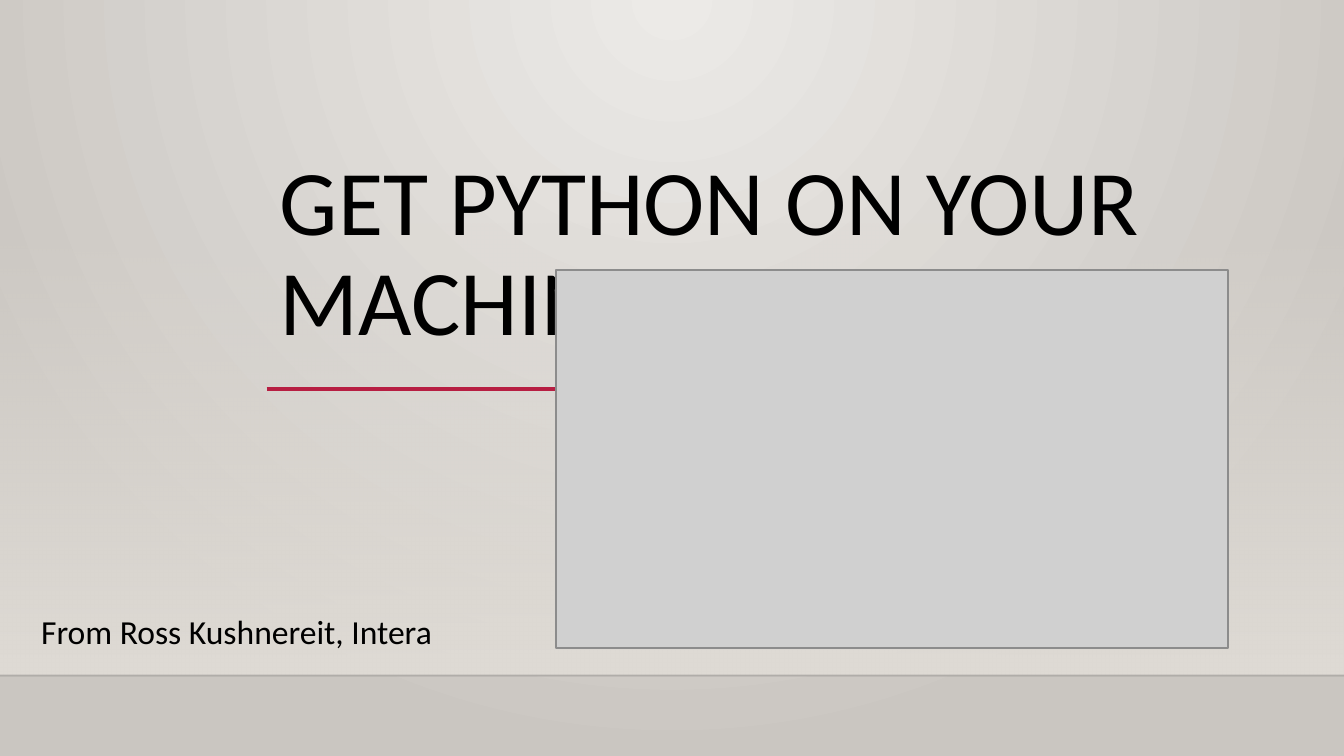
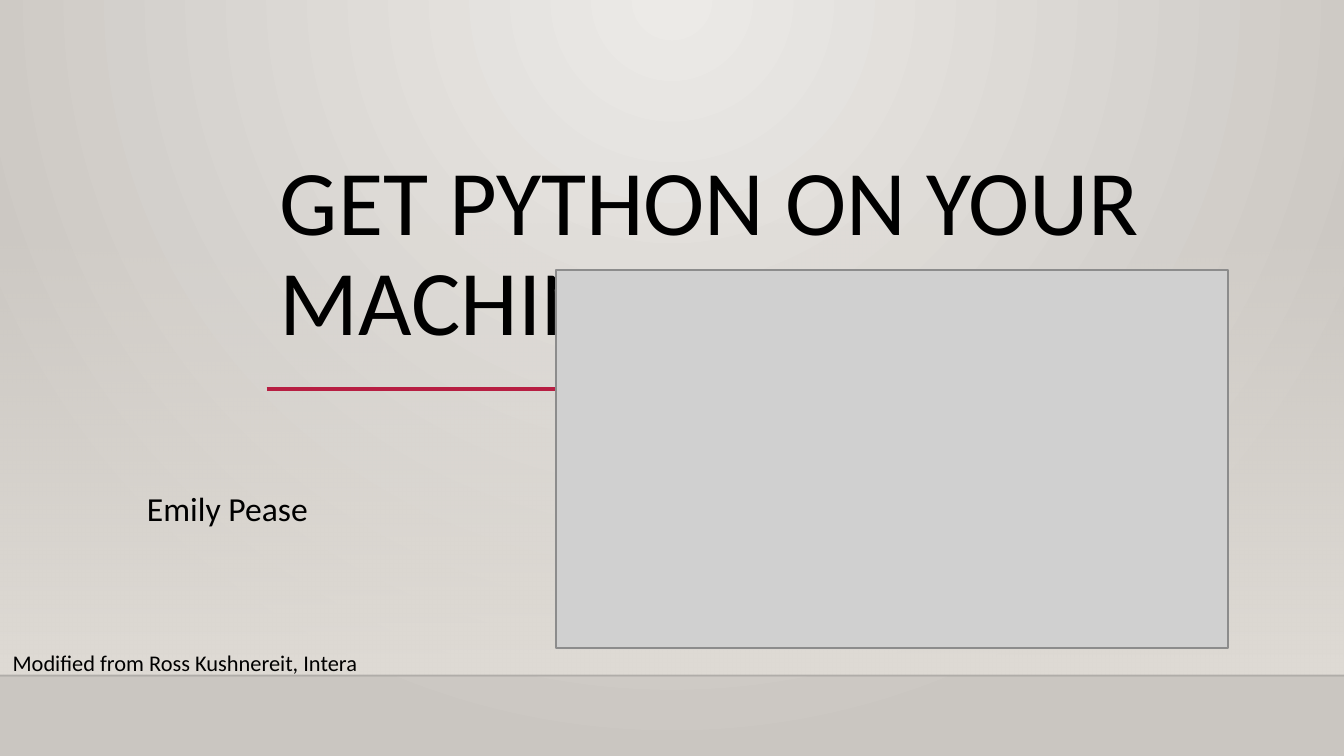
Before and after one commit to ecpease/FriPy, a slide deck: slide 1 of how_to_python.pptx. Drawn at 1344x756 pixels with LibreOffice and Linux fonts; fonts in the diff are those of the drawing; grey boxes stand for pictures; background and template pictures are left out. Boxes give left, top, right and bottom in pixels: in the first picture for what was removed or moved away, otherwise in the second. Text is boxed around its words. In the diff, an @@ line names an element or a change of style, - is before the commit and + after.

```diff
--- a/how_to_python.pptx
+++ b/how_to_python.pptx
@@ text at (x1=13, y1=497, x2=357, y2=676): text changed; size 18 to 12 pt @@
-From Ross Kushnereit, Intera
+Emily Pease
+Modified from Ross Kushnereit, Intera
```
Also in this commit, not shown: 4 other slides changed, 1 slide removed, 1 other file.
